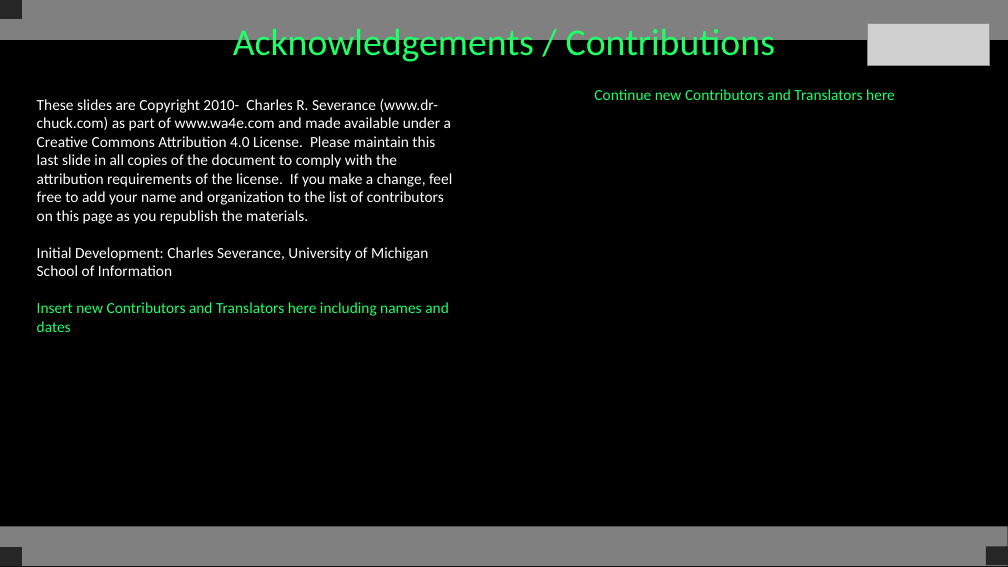
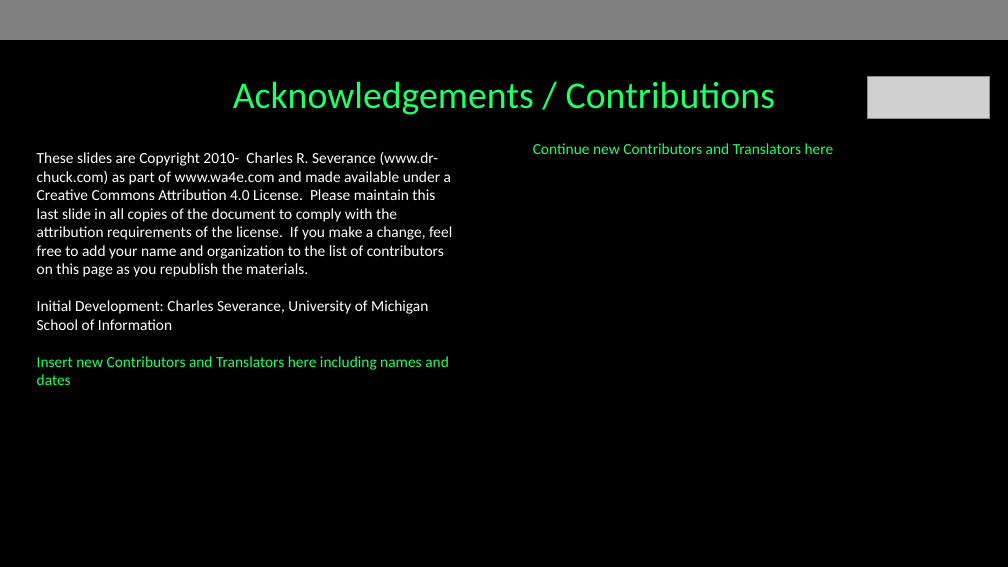
Before and after one commit to csev/wa4e, a slide deck: slide 31 of lectures/PHP-05-Functions.ppt. Drawn at 1008x567 pixels with LibreOffice and Linux fonts; fonts in the diff are those of the drawing; grey boxes stand for pictures. Boxes give left, top, right and bottom in pixels: in the first picture for what was removed or moved away, otherwise in the second. Text is boxed around its words. In the diff, an @@ line names an element or a change of style, - is before the commit and + after.

```diff
--- a/lectures/PHP-05-Functions.ppt
+++ b/lectures/PHP-05-Functions.ppt
@@ rectangle removed at (x1=0, y1=0, x2=22, y2=19) @@
@@ title "Acknowledgements / Contributions" rewrapped from (x1=233, y1=24, x2=775, y2=65) to (x1=233, y1=81, x2=775, y2=115) @@
@@ picture moved from (x1=868, y1=23, x2=990, y2=65) to (x1=868, y1=77, x2=990, y2=118) @@
@@ text "These slides are Copyright 2010- ..." moved from (x1=37, y1=99, x2=452, y2=332) to (x1=37, y1=152, x2=452, y2=385) @@
@@ text "Continue new Contributors and Translators ..." moved from (x1=594, y1=89, x2=895, y2=100) to (x1=533, y1=143, x2=834, y2=154) @@
@@ text "Continue new Contributors and Translators ..." at (x1=533, y1=143, x2=834, y2=154): alignment centre to left @@
@@ rectangle at (x1=0, y1=526, x2=1008, y2=566): fill #808080 to #000000 @@
@@ rectangle removed at (x1=0, y1=547, x2=22, y2=566) @@
@@ rectangle removed at (x1=986, y1=546, x2=1008, y2=565) @@
```
Also in this commit, not shown: 30 other slides changed, 1 other file.
